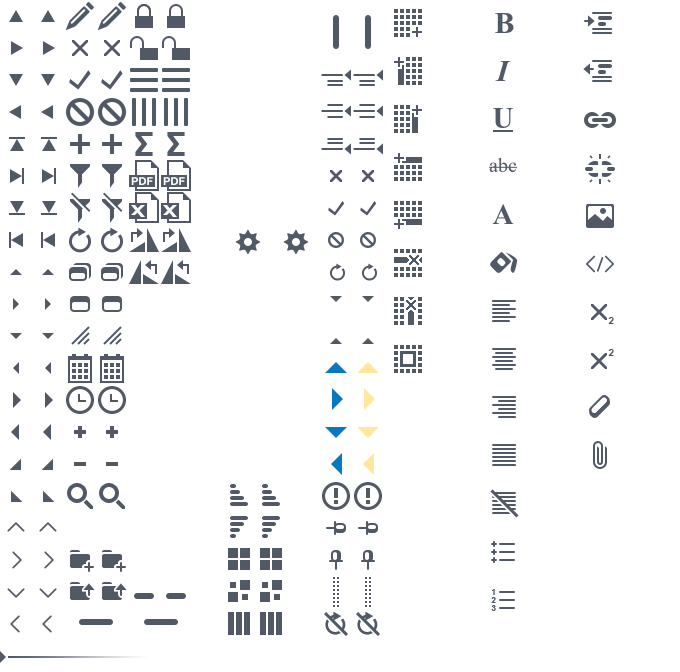
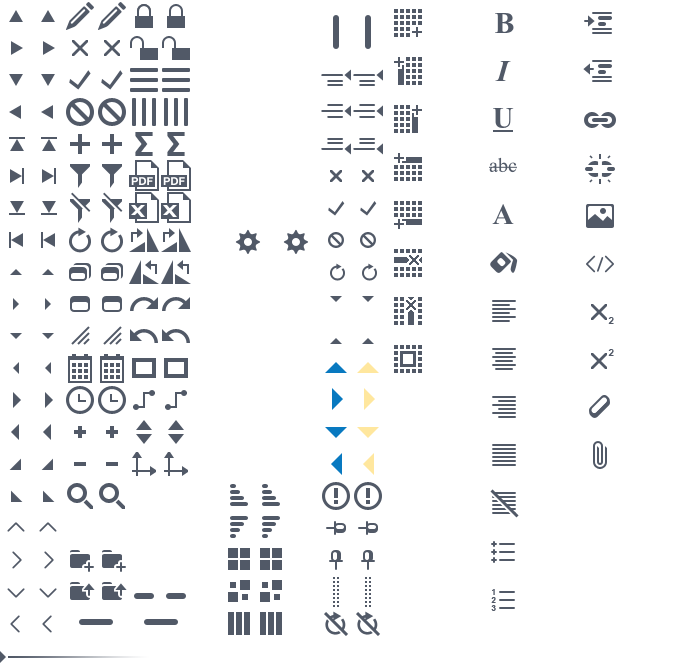
Revision of a layered 680 × 672 image; what changed, layer by layer:
added layer "dimension hover" above "dimension" over [164, 452, 188, 476]
added layer "dimension" above "kpi hover" over [132, 452, 156, 476]
added layer "kpi hover" above "kpi" over [168, 420, 184, 444]
added layer "kpi" above "connector hover" over [136, 420, 152, 444]
added layer "connector hover" above "connector" over [165, 390, 187, 410]
added layer "connector" above "shape hover" over [133, 390, 155, 410]
added layer "shape hover" above "shape" over [164, 358, 188, 378]
added layer "shape" above "undo hover" over [132, 358, 156, 378]
added layer "undo hover" above "undo" over [162, 329, 190, 343]
added layer "undo" above "redo hover" over [130, 329, 158, 343]
added layer "redo hover" above "redo" over [162, 297, 190, 311]
added layer "redo" above "Rotate" over [130, 297, 158, 311]
